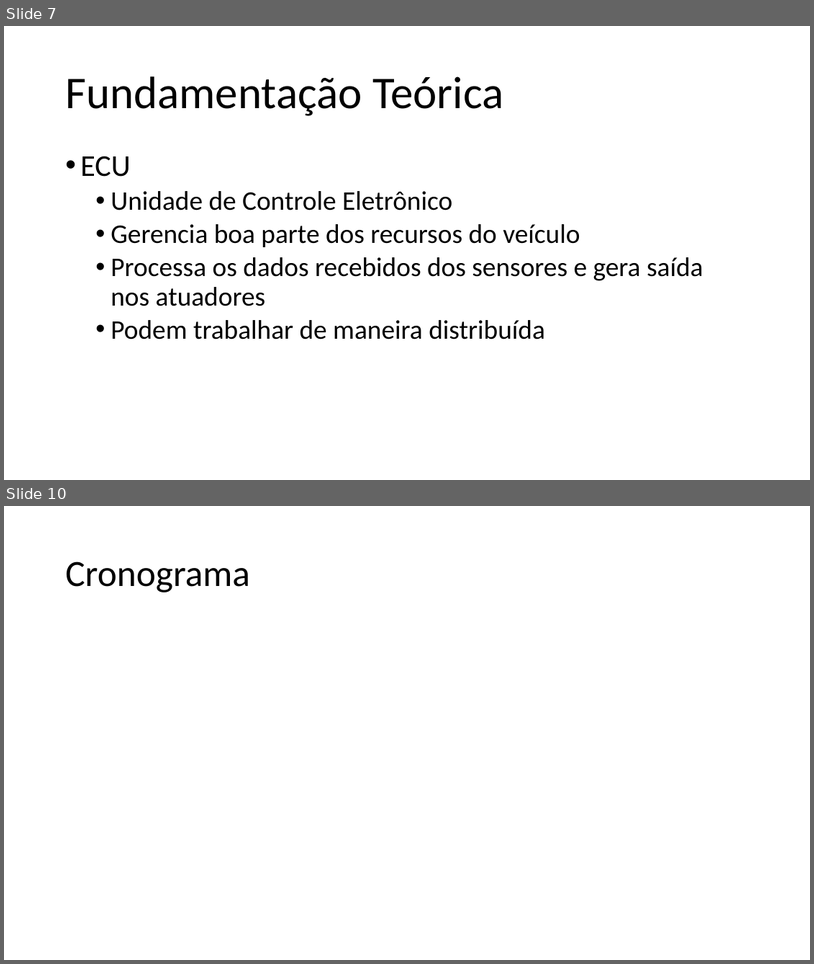
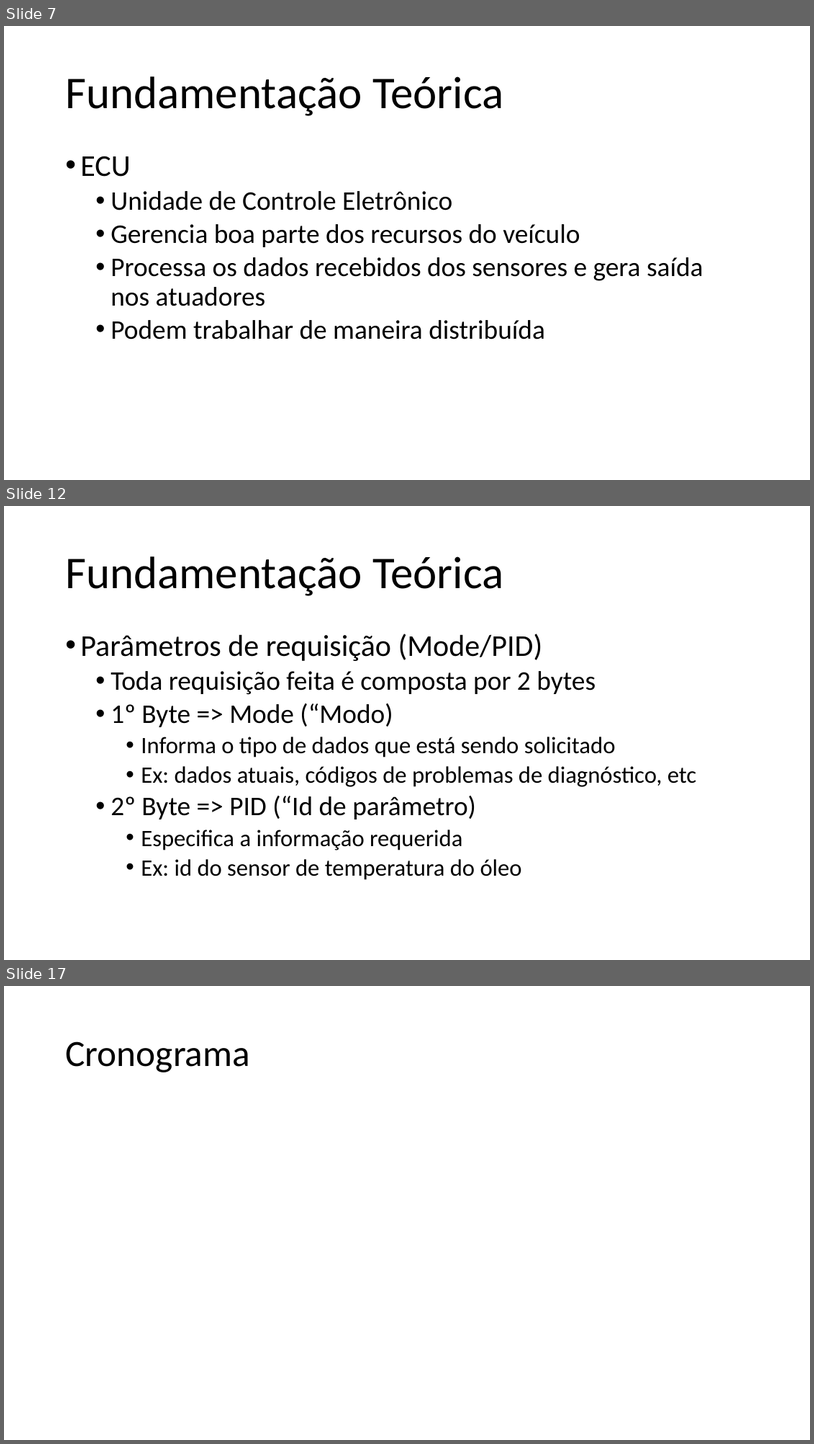
Before and after one commit to ruanlas/TADS2015, a slide deck: TCC-documentos/Apresentacao/TCC_v2.pptx. Shown one above the other, each under a label of ours: slides 7 and 10 before the commit, slides 7, 12 and 17 after it; the slides between them are not shown. The pictures are 814x964 and 814x1444 pixels, drawn with LibreOffice and Linux fonts; fonts in the diff are those of the drawing. Boxes give left, top, right and bottom in pixels: in the first picture for what was removed or moved away, otherwise in the second. Text is boxed around its words. In the diff, an @@ line names an element or a change of style, - is before the commit and + after.

```diff
--- a/TCC-documentos/Apresentacao/TCC_v2.pptx
+++ b/TCC-documentos/Apresentacao/TCC_v2.pptx
@@ slide 12 added at <box>4,506,810,960</box>, background #FFFFFF @@
@@ title added at <box>65,556,504,596</box>, 54 pt, text #000000 @@
+Fundamentação Teórica
@@ text added at <box>80,633,697,880</box>, 28 pt, text #000000 @@
+• Parâmetros de requisição (Mode/PID)
+  • Toda requisição feita é composta por 2 bytes
+  • 1º Byte => Mode (“Modo)
+    • Informa o tipo de dados que está sendo solicitado
+    • Ex: dados atuais, códigos de problemas de diagnóstico, etc
+  • 2º Byte => PID (“Id de parâmetro)
+    • Especifica a informação requerida
+    • Ex: id do sensor de temperatura do óleo
@@ what was slide 10 is now slide 17 @@
```
Also in this commit, not shown: 3 slides changed, 6 other slides added, 2 other files.
